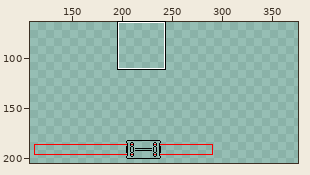
Edited in one commit: sprite sheet (Assets/GameMaker Sprite Editor/VisualAssets_SPC_NVDRS.gmx/sprites/images/Concept_Board_0.png). Above, an overview of the earlier version with the close-up marked.
Close-up. Before:
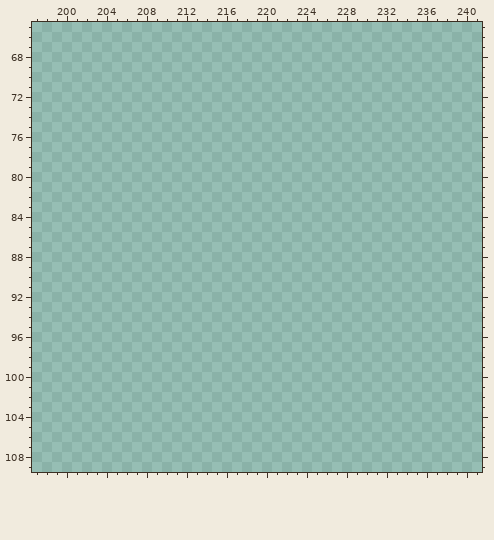
The file is 500x500 pixels. Colours within 5 levels of each other are drawn and written as one. Shown: x 197..241, y 65..109. The wide view leaves out empty margins. The commit also changed other parts of the picture, which this record leaves out.
Palette (. is transparent): 
The same view after the edit:
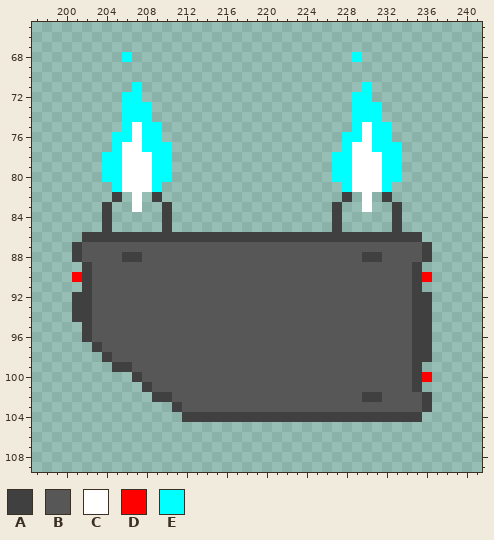
Colours new in this view: A #404040  B #575757  C #ffffff  D #ff0000  E #00ffff
Edits made:
There is now colour A in row 82 at x 205, 209, 228 and 232; in rows 83 to 85 at x 204, 210, 227 and 233; in row 86 at x 202 to 235; in row 87 at x 201 and 236; in row 88 at x 201, 206 to 207, 230 to 231 and 236; in rows 89 to 91 at x 202 and 235.
There is now colour A in rows 92 to 94 at x 201 to 202 and 235 to 236; in rows 95 to 96 at x 202 and 235 to 236; in row 97 at x 203 and 235 to 236; in row 98 at x 204 and 235 to 236; in row 99 at x 205 to 206 and 235; in row 100 at x 207 and 235.
There is now colour A in row 101 at x 208 and 235; in row 102 at x 209 to 210, 230 to 231 and 236; in row 103 at x 211 and 236; in row 104 at x 212 to 235.
There is now colour B in row 87 at x 202 to 235; in row 88 at x 202 to 205, 208 to 229 and 232 to 235; in rows 89 to 96 at x 203 to 234; in row 97 at x 204 to 234; in row 98 at x 205 to 234; in row 99 at x 207 to 234.
There is now colour B in row 100 at x 208 to 234; in row 101 at x 209 to 234; in row 102 at x 211 to 229 and 232 to 235; in row 103 at x 212 to 235.
There is now colour C in rows 75 to 76 at x 207 and 230; in row 77 at x 206 to 207 and 229 to 230; in rows 78 to 81 at x 206 to 208 and 229 to 231; in rows 82 to 83 at x 207 and 230.
There is now colour D in row 90 at x 201 and 236; in row 100 at x 236.
There is now colour E in row 68 at x 206 and 229; in row 71 at x 207 and 230; in row 72 at x 206 to 207 and 229 to 230; in rows 73 to 74 at x 206 to 208 and 229 to 231; in row 75 at x 206, 208 to 209, 229 and 231 to 232; in row 76 at x 205 to 206, 208 to 209, 228 to 229 and 231 to 232.
There is now colour E in row 77 at x 205, 208 to 210, 228 and 231 to 233; in rows 78 to 80 at x 204 to 205, 209 to 210, 227 to 228 and 232 to 233; in row 81 at x 205, 209, 228 and 232.
Boxes around the changes in both close-ups, in picture pixels (x1, y1, x2, y2):
added: (72, 52, 432, 422)
